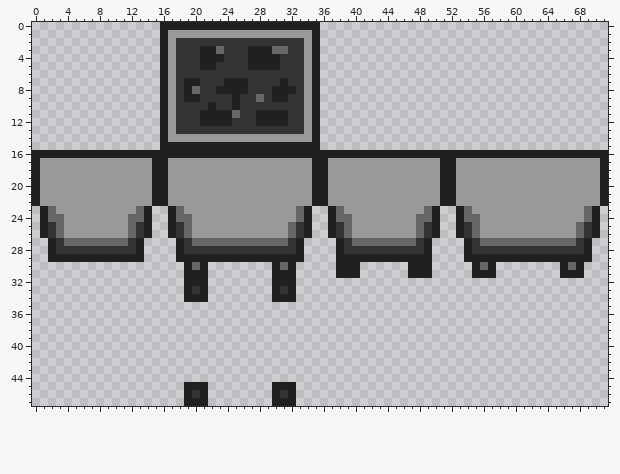
File history of a sprite sheet, Content/Images/Textures2D/Objects3D/minecart.png. This is how it looked before the edit.
The file is 72x48 pixels. Colours within 5 levels of each other are drawn and written as one.
New version:
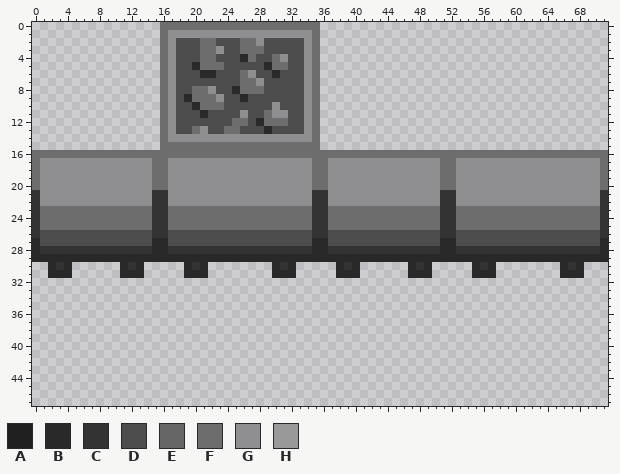
Palette (. is transparent): A #202020  B #292929  C #333333  D #4d4d4d  E #666666  F #6d6d6d  G #8f8f92  H #999999
The edit:
@@ x 0..71 @@
- 0 ................AAAAAAAAAAAAAAAAAAAA....................................
- 1 ................AHHHHHHHHHHHHHHHHHHA....................................
- 2 ................AHCCCCCCCCCCCCCCCCHA....................................
- 3 ................AHCCCAAECCCAAAEECCHA....................................
- 4 ................AHCCCAAACCCAAAACCCHA....................................
- 5 ................AHCCCAACCCCAAAACCCHA....................................
- 6 ................AHCCCCCCCCCCCCCCCCHA....................................
- 7 ................AHCAACCCAAACCCCACCHA....................................
- 8 ................AHCAECCAAAACCCAAACHA....................................
- 9 ................AHCAACCCCACCECAACCHA....................................
-10 ................AHCCCCACCACCCCCCCCHA....................................
-11 ................AHCCCAAAAECCAAAACCHA....................................
-12 ................AHCCCAAAACCCAAAACCHA....................................
-13 ................AHCCCCCCCCCCCCCCCCHA....................................
-14 ................AHHHHHHHHHHHHHHHHHHA....................................
-15 ................AAAAAAAAAAAAAAAAAAAA....................................
-16 AAAAAAAAAAAAAAAAAAAAAAAAAAAAAAAAAAAAAAAAAAAAAAAAAAAAAAAAAAAAAAAAAAAAAAAA
-17 AHHHHHHHHHHHHHHAAHHHHHHHHHHHHHHHHHHAAHHHHHHHHHHHHHHAAHHHHHHHHHHHHHHHHHHA
-18 AHHHHHHHHHHHHHHAAHHHHHHHHHHHHHHHHHHAAHHHHHHHHHHHHHHAAHHHHHHHHHHHHHHHHHHA
-19 AHHHHHHHHHHHHHHAAHHHHHHHHHHHHHHHHHHAAHHHHHHHHHHHHHHAAHHHHHHHHHHHHHHHHHHA
-20 AHHHHHHHHHHHHHHAAHHHHHHHHHHHHHHHHHHAAHHHHHHHHHHHHHHAAHHHHHHHHHHHHHHHHHHA
-21 AHHHHHHHHHHHHHHAAHHHHHHHHHHHHHHHHHHAAHHHHHHHHHHHHHHAAHHHHHHHHHHHHHHHHHHA
-22 AHHHHHHHHHHHHHHAAHHHHHHHHHHHHHHHHHHAAHHHHHHHHHHHHHHAAHHHHHHHHHHHHHHHHHHA
-23 .AEHHHHHHHHHHEA..AEHHHHHHHHHHHHHHEA..AEHHHHHHHHHHEA..AEHHHHHHHHHHHHHHEA.
-24 .AEEHHHHHHHHEEA..AEEHHHHHHHHHHHHHEA..AEEHHHHHHHHEEA..AEEHHHHHHHHHHHHHEA.
-25 .ACEHHHHHHHHECA..ACEHHHHHHHHHHHHECA..ACEHHHHHHHHECA..ACEHHHHHHHHHHHHECA.
-26 .ACEHHHHHHHHECA..ACEHHHHHHHHHHHHECA..ACEHHHHHHHHECA..ACEHHHHHHHHHHHHECA.
-27 ..ACEEEEEEEECA....ACEEEEEEEEEEEECA....ACEEEEEEEECA....ACEEEEEEEEEEEECA..
-28 ..ACCCCCCCCCCA....ACCCCCCCCCCCCCCA....ACCCCCCCCCCA....ACCCCCCCCCCCCCCA..
-29 ..AAAAAAAAAAAA....AAAAAAAAAAAAAAAA....AAAAAAAAAAAA....AAAAAAAAAAAAAAAA..
-30 ...................AEA........AEA.....AAA......AAA.....AEA........AEA...
-31 ...................AAA........AAA.....AAA......AAA.....AAA........AAA...
-32 ...................AAA........AAA.......................................
-33 ...................ACA........ACA.......................................
-34 ...................AAA........AAA.......................................
+ 0 ................FFFFFFFFFFFFFFFFFFFF....................................
+ 1 ................FGGGGGGGGGGGGGGGGGGF....................................
+ 2 ................FGDDDFFDDDFFGDDDDDGF....................................
+ 3 ................FGDDDFFGDDFFFDDDDDGF....................................
+ 4 ................FGDDDFFDDDBFDDFGDDGF....................................
+ 5 ................FGDDBFFFDDDDDBFFDDGF....................................
+ 6 ................FGDDDBBDDDFGDDBDDDGF....................................
+ 7 ................FGDDDDDDDDFFGDDDDDGF....................................
+ 8 ................FGDDFFGDDBFFFDDDDDGF....................................
+ 9 ................FGDBFFFGDDBDDDDDDDGF....................................
+10 ................FGDDBFFFDDDDDDGDDDGF....................................
+11 ................FGDDDBDDDDGDDFGGDDGF....................................
+12 ................FGDDDDDDDFFDBFFFDDGF....................................
+13 ................FGDDFGDDFFDDDBDDDDGF....................................
+14 ................FGGGGGGGGGGGGGGGGGGF....................................
+15 ................FFFFFFFFFFFFFFFFFFFF....................................
+16 FFFFFFFFFFFFFFFFFFFFFFFFFFFFFFFFFFFFFFFFFFFFFFFFFFFFFFFFFFFFFFFFFFFFFFFF
+17 FGGGGGGGGGGGGGGFFGGGGGGGGGGGGGGGGGGFFGGGGGGGGGGGGGGFFGGGGGGGGGGGGGGGGGGF
+18 FGGGGGGGGGGGGGGFFGGGGGGGGGGGGGGGGGGFFGGGGGGGGGGGGGGFFGGGGGGGGGGGGGGGGGGF
+19 FGGGGGGGGGGGGGGFFGGGGGGGGGGGGGGGGGGFFGGGGGGGGGGGGGGFFGGGGGGGGGGGGGGGGGGF
+20 FGGGGGGGGGGGGGGFFGGGGGGGGGGGGGGGGGGFFGGGGGGGGGGGGGGFFGGGGGGGGGGGGGGGGGGF
+21 CGGGGGGGGGGGGGGCCGGGGGGGGGGGGGGGGGGCCGGGGGGGGGGGGGGCCGGGGGGGGGGGGGGGGGGC
+22 CGGGGGGGGGGGGGGCCGGGGGGGGGGGGGGGGGGCCGGGGGGGGGGGGGGCCGGGGGGGGGGGGGGGGGGC
+23 CFFFFFFFFFFFFFFCCFFFFFFFFFFFFFFFFFFCCFFFFFFFFFFFFFFCCFFFFFFFFFFFFFFFFFFC
+24 CFFFFFFFFFFFFFFCCFFFFFFFFFFFFFFFFFFCCFFFFFFFFFFFFFFCCFFFFFFFFFFFFFFFFFFC
+25 CFFFFFFFFFFFFFFCCFFFFFFFFFFFFFFFFFFCCFFFFFFFFFFFFFFCCFFFFFFFFFFFFFFFFFFC
+26 CDDDDDDDDDDDDDDCCDDDDDDDDDDDDDDDDDDCCDDDDDDDDDDDDDDCCDDDDDDDDDDDDDDDDDDC
+27 BDDDDDDDDDDDDDDBBDDDDDDDDDDDDDDDDDDBBDDDDDDDDDDDDDDBBDDDDDDDDDDDDDDDDDDB
+28 BCCCCCCCCCCCCCCBBCCCCCCCCCCCCCCCCCCBBCCCCCCCCCCCCCCBBCCCCCCCCCCCCCCCCCCB
+29 BBBBBBBBBBBBBBBBBBBBBBBBBBBBBBBBBBBBBBBBBBBBBBBBBBBBBBBBBBBBBBBBBBBBBBBB
+30 ..BCB......BCB.....BCB........BCB.....BCB......BCB.....BCB........BCB...
+31 ..BBB......BBB.....BBB........BBB.....BBB......BBB.....BBB........BBB...
+32 ........................................................................
+33 ........................................................................
+34 ........................................................................
 35 ........................................................................
@@ x 17..34 @@
 44 ..................
-45 ..AAA........AAA..
-46 ..ACA........ACA..
-47 ..AAA........AAA..
+45 ..................
+46 ..................
+47 ..................
